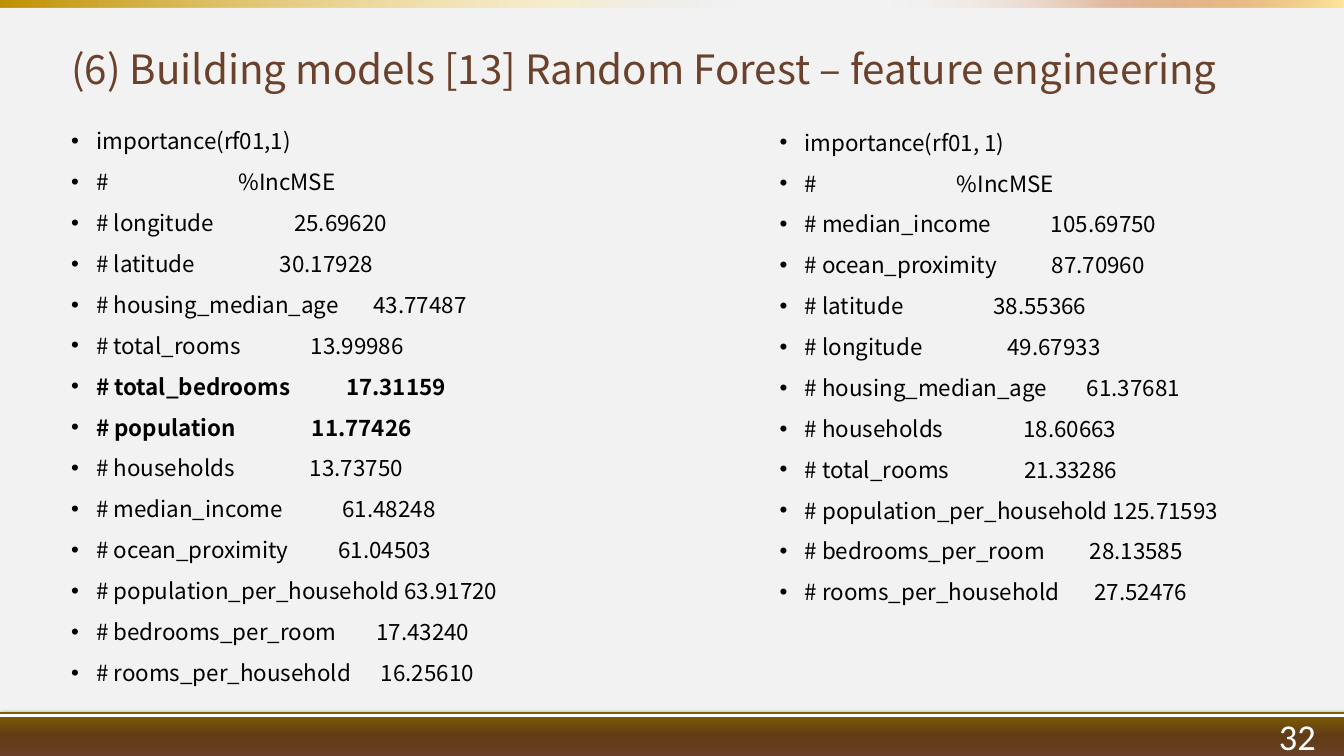
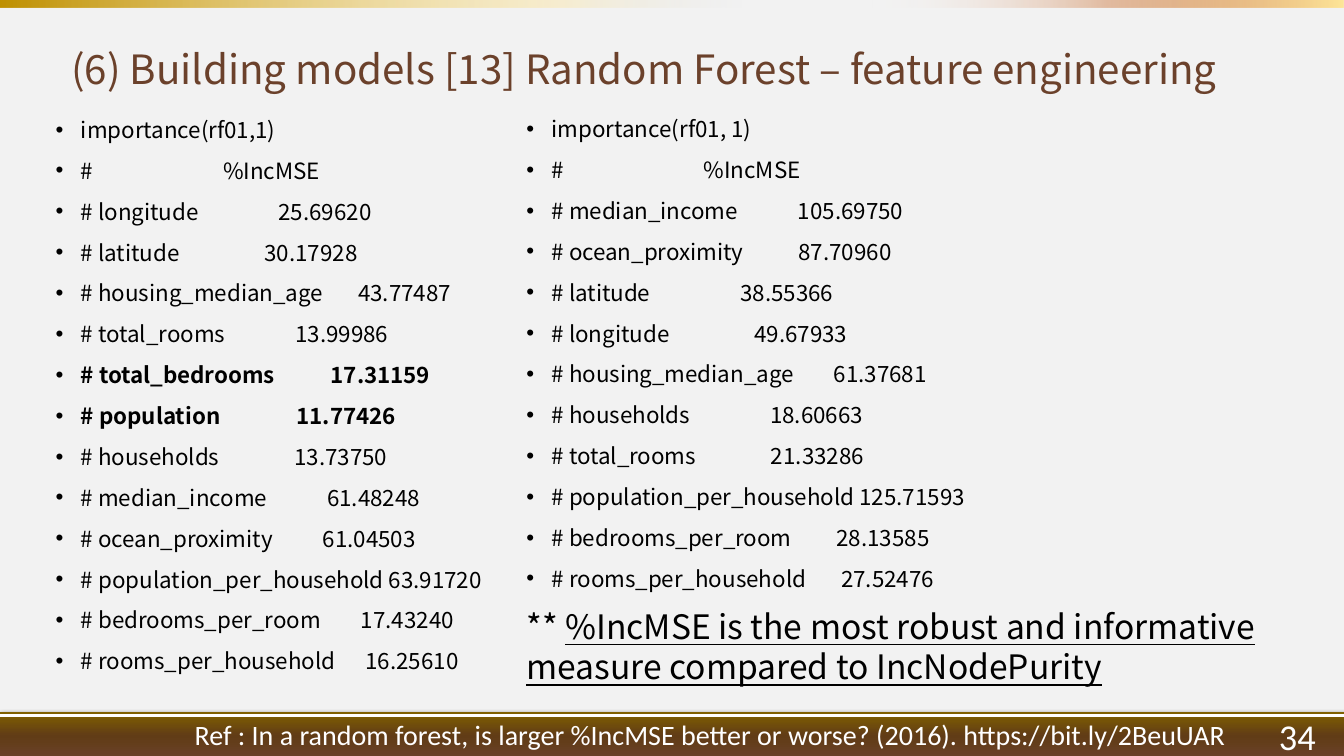
Before and after one commit to 1082-datascience/finalproject-finalproject-1082ds_group6, a slide deck: slide 37 of results/1072_datascience_FP_107363015_G6.pptx (slide 35 before the commit). Drawn at 1344x756 pixels with LibreOffice and Linux fonts; fonts in the diff are those of the drawing; background and template pictures are left out. Boxes give left, top, right and bottom in pixels: in the first picture for what was removed or moved away, otherwise in the second. Text is boxed around its words. In the diff, an @@ line names an element or a change of style, - is before the commit and + after.

```diff
--- a/results/1072_datascience_FP_107363015_G6.pptx
+++ b/results/1072_datascience_FP_107363015_G6.pptx
@@ text "importance(rf01,1)": place and size @@
-text "importance(rf01,1)" at [96,131,497,686]
+text "importance(rf01,1)" at [81,120,482,674]
@@ text "importance(rf01, 1)": place and size @@
-text "importance(rf01, 1)" at [805,133,1218,605]
+text "importance(rf01, 1)" at [526,119,1255,687]
@@ text at [526,612,1255,687]: paragraph added @@
+** %IncMSE is the most robust and informative measure compared to IncNodePurity
@@ text added at [195,724,1224,750], 20 pt, text #FFFFFF @@
+  Ref : In a random forest, is larger %IncMSE better or worse? (2016). https://bit.ly/2BeuUAR
@@ text at [1279,726,1316,751]: text changed @@
-32
+34
```
Also in this commit, not shown: 30 other slides changed, 2 slides added.
